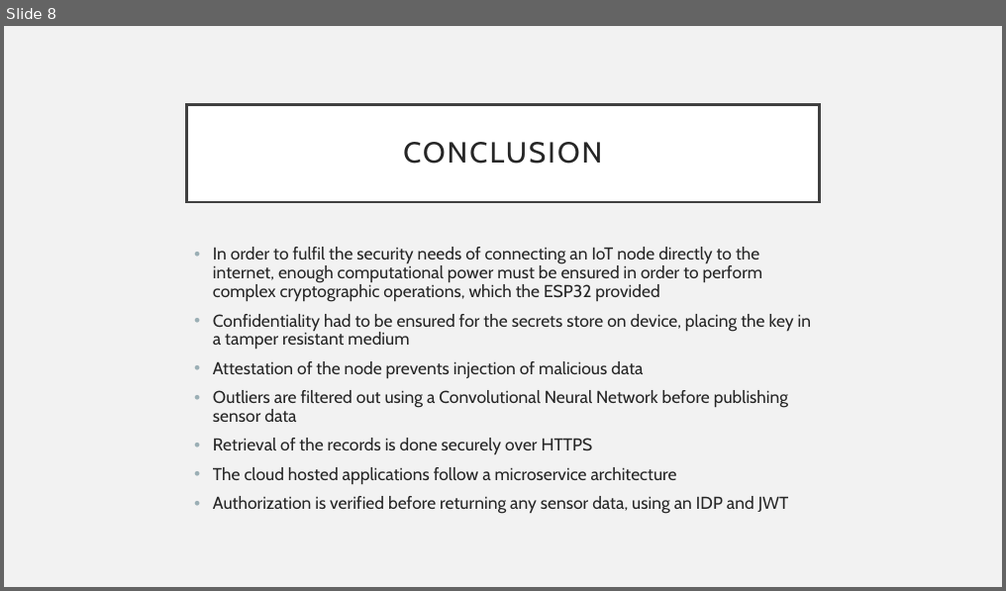
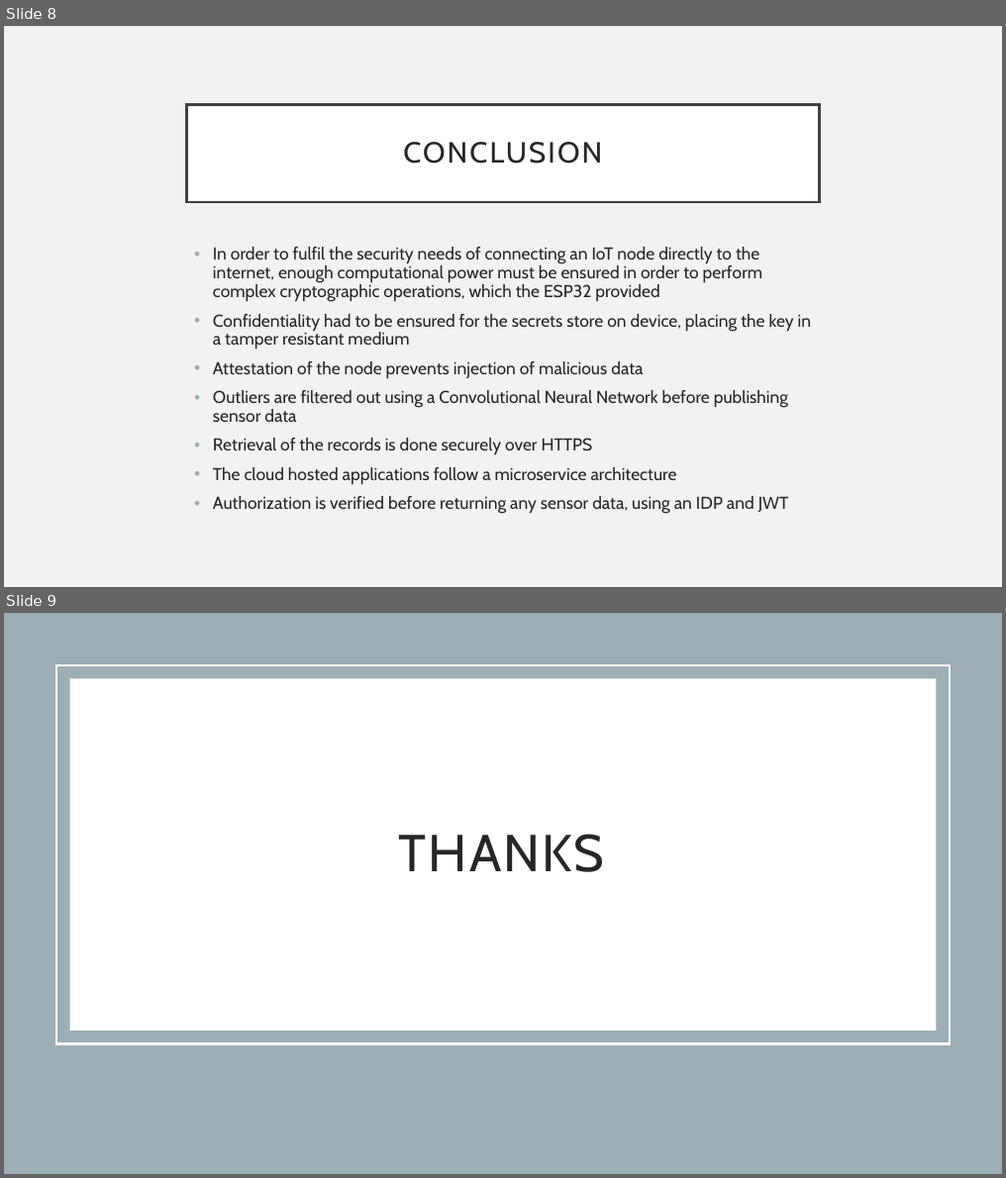
Before and after one commit to andreiczc/dissertation, a slide deck: docs/presentation.pptx. Shown one above the other, each under a label of ours: slide 8 before the commit, slides 8 and 9 after it. The pictures are 1006x591 and 1006x1178 pixels, drawn with LibreOffice and Linux fonts; fonts in the diff are those of the drawing. Boxes give left, top, right and bottom in pixels: in the first picture for what was removed or moved away, otherwise in the second. Text is boxed around its words. In the diff, an @@ line names an element or a change of style, - is before the commit and + after.

```diff
--- a/docs/presentation.pptx
+++ b/docs/presentation.pptx
@@ slide 9 added at (x1=4, y1=613, x2=1002, y2=1174), background #9BAFB5 @@
@@ rectangle added at (x1=56, y1=665, x2=949, y2=1045), outline #FFFFFF 2.5 pt @@
@@ rectangle added at (x1=70, y1=679, x2=936, y2=1031), fill #FFFFFF @@
@@ title added at (x1=399, y1=834, x2=605, y2=872), 50 pt, text #262626 @@
+THANKS
```
Also in this commit, not shown: 1 slide changed, 3 other files.
